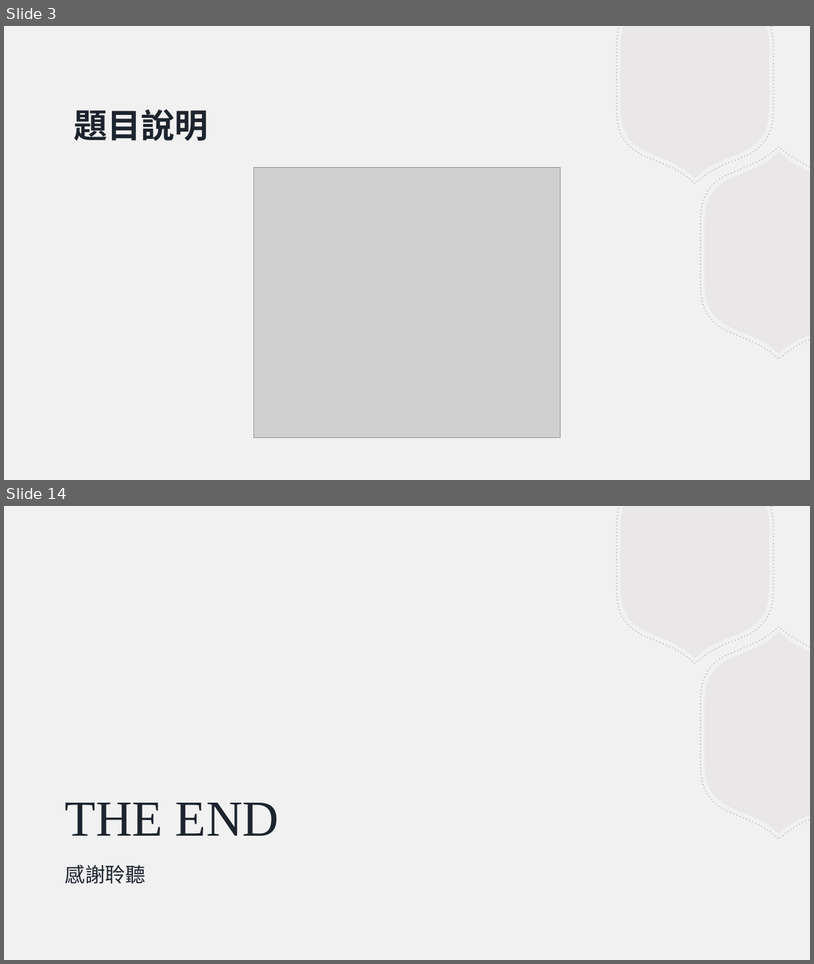
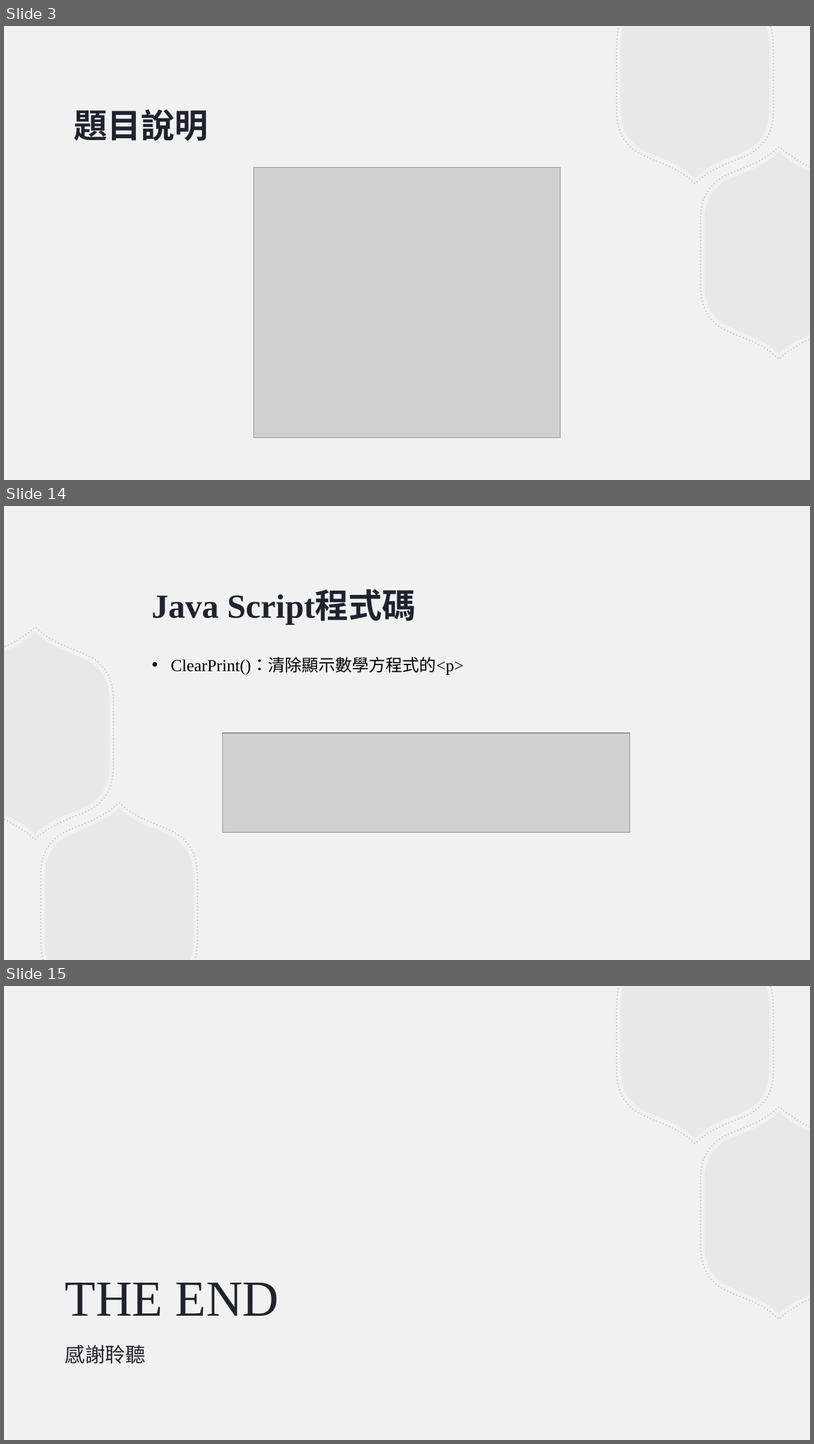
Before and after one commit to evachen20041010/JavaScript, a slide deck: Grp_1/實習課第6組_Grp1.pptx. Shown one above the other, each under a label of ours: slides 3 and 14 before the commit, slides 3, 14 and 15 after it; the slides between them are not shown. The pictures are 814x964 and 814x1444 pixels, drawn with LibreOffice and Linux fonts; fonts in the diff are those of the drawing; grey boxes stand for pictures. Boxes give left, top, right and bottom in pixels: in the first picture for what was removed or moved away, otherwise in the second. Text is boxed around its words. In the diff, an @@ line names an element or a change of style, - is before the commit and + after.

```diff
--- a/Grp_1/實習課第6組_Grp1.pptx
+++ b/Grp_1/實習課第6組_Grp1.pptx
@@ slide 14 added at bbox=[4, 506, 810, 960], background #F2F1F1 @@
@@ title added at bbox=[152, 592, 416, 624], 40 pt, text #1D242E, bold @@
+Java Script程式碼
@@ group added at bbox=[4, 627, 198, 960]: 4 freeform shapes @@
@@ text added at bbox=[171, 658, 464, 674], 20 pt, text #000000 @@
+• ClearPrint()：清除顯示數學方程式的<p>
@@ picture added at bbox=[222, 733, 630, 832] @@
@@ what was slide 14 is now slide 15 @@
```
Also in this commit, not shown: 10 slides changed, 2 other files.
